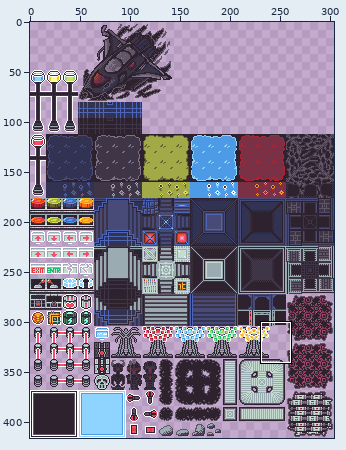
File history of a sprite sheet, HyperLink/Assets/Sprites/Tiles/tileset2.png. Above, an overview of the earlier version with the close-up marked.
Close-up. The starting point:
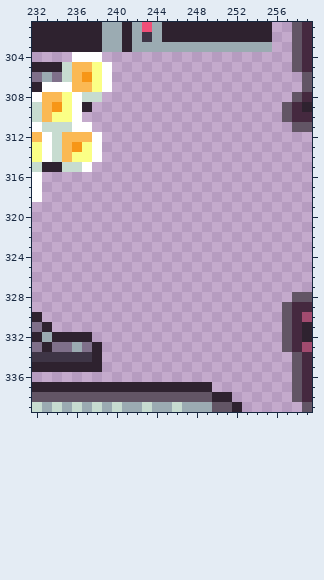
The file is 304x416 pixels. Shown: x 232..259, y 301..339.
And afterwards:
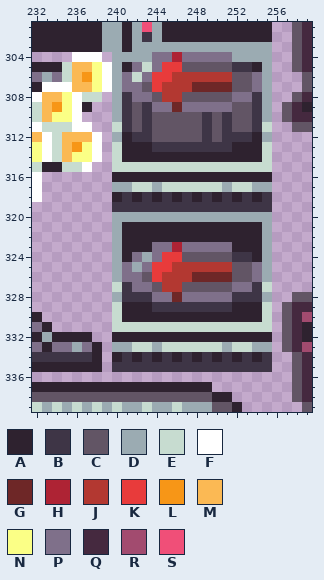
Palette (. is transparent): A #2e222f  B #3e3546  C #625565  D #9babb2  E #c7dcd0  F #ffffff  G #6e2727  H #ae2334  J #b33831  K #e83b3b  L #f79617  M #fbb954  N #fbff86  P #7f708a  Q #45293f  R #a24b6f  S #f04f78
Changes in this commit:
@@ x 232..259 @@
 303 AAAAAAADDADDDDDDDDDDDDDD..CQ
-304 ....FFF...................CQ
-305 AAAEMMNF..................CQ
-306 PDPEMLNF...................C
-307 AFFFMMNF...................C
-308 FMMNFEE...................CQ
-309 EMLNFA...................CQA
-310 EMNNF....................CQQ
-311 FEEEFF....................CC
-312 MFEMMMF.....................
-313 NFEMLNF.....................
-314 NFEMNNF.....................
-315 EAAEEF......................
-316 F...........................
-317 F...........................
-318 F...........................
-319 ............................
-320 ............................
-321 ............................
-322 ............................
-323 ............................
-324 ............................
-325 ............................
-326 ............................
-327 ............................
-328 ..........................CC
-329 .........................CQQ
-330 A........................CQR
-331 PA.......................CQA
-332 ADAAAA...................CQA
-333 PAPPDPA..................CQR
-334 BBBBBBA...................CQ
-335 AAAAAAA...................CQ
+304 ....FFF.DDDDPPHPPPPPDDDD..CQ
+305 AAAEMMNFDAPEPKKCCCCCBBAD..CQ
+306 PDPEMLNFDPEPKKJJJJJJCCPD...C
+307 AFFFMMNFDPPCKJJJGGGGCCPD...C
+308 FMMNFEE.DBPPCJJCCCCCPPBD..CQ
+309 EMLNFA..DBCBPPGPPPPPCCBD.CQA
+310 EMNNF...DBCBCCCCCBCBCCBD.CQQ
+311 FEEEFF..EBCBCCCCCBCBCCBE..CC
+312 MFEMMMF.DABBCCCCCBCBBBAD....
+313 NFEMLNF.EAAABBBBBBBBAAAE....
+314 NFEMNNF.EAAAAAAAAAAAAAAE....
+315 EAAEEF..EEEEEEEEEEEEEEEE....
+316 F.......AAAAAAAAAAAAAAAA....
+317 F.......DDEEDEEEEEEDEEDD....
+318 F.......ABABABABABABABAB....
+319 ........BBBBBBBBBBBBBBBB....
+320 ........DDDDDDDDDDDDDDDD....
+321 ........DAAAAAAAAAAAAAAD....
+322 ........DAAAAAAAAAAAAAAD....
+323 ........DAAAPPHPPPPPAAAD....
+324 ........DAPDPKKCCCCCBBAD....
+325 ........DPDPKKJJJJJJCCPD....
+326 ........DPPCKJJJGGGGCCPD....
+327 ........EBPPCJJCCCCCPPBE....
+328 ........DBBBPPGPPPPPBBBD..CC
+329 ........EAAABBBBBBBBAAAE.CQQ
+330 A.......EAAAAAAAAAAAAAAE.CQR
+331 PA......EEEEEEEEEEEEEEEE.CQA
+332 ADAAAA..AAAAAAAAAAAAAAAA.CQA
+333 PAPPDPA.DDEEDEEEEEEDEEDD.CQR
+334 BBBBBBA.ABABABABABABABAB..CQ
+335 AAAAAAA.BBBBBBBBBBBBBBBB..CQ
 336 ..........................CQ
Where, in picture pixels (left, top, right, bottom), the same in both close-ups:
added: (112, 52, 272, 372)
